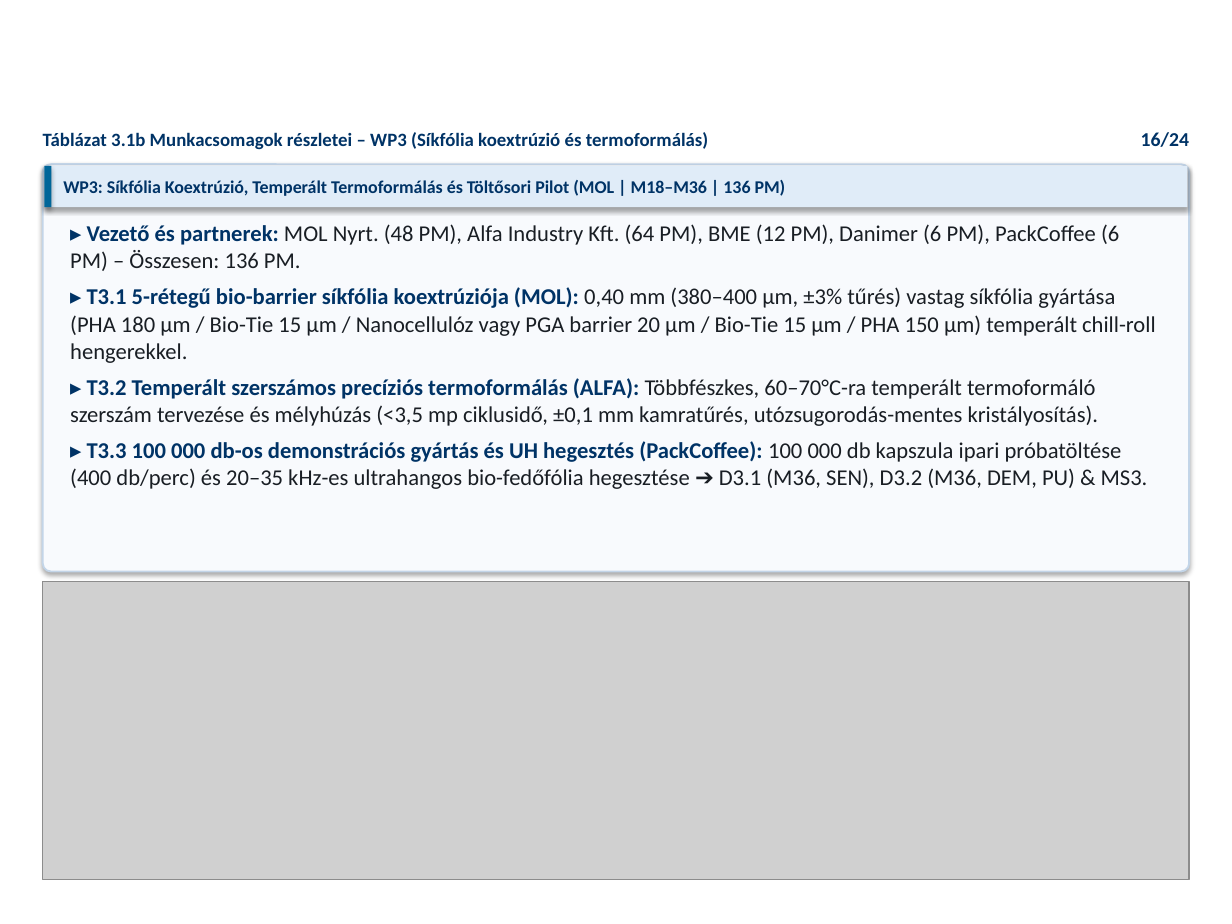
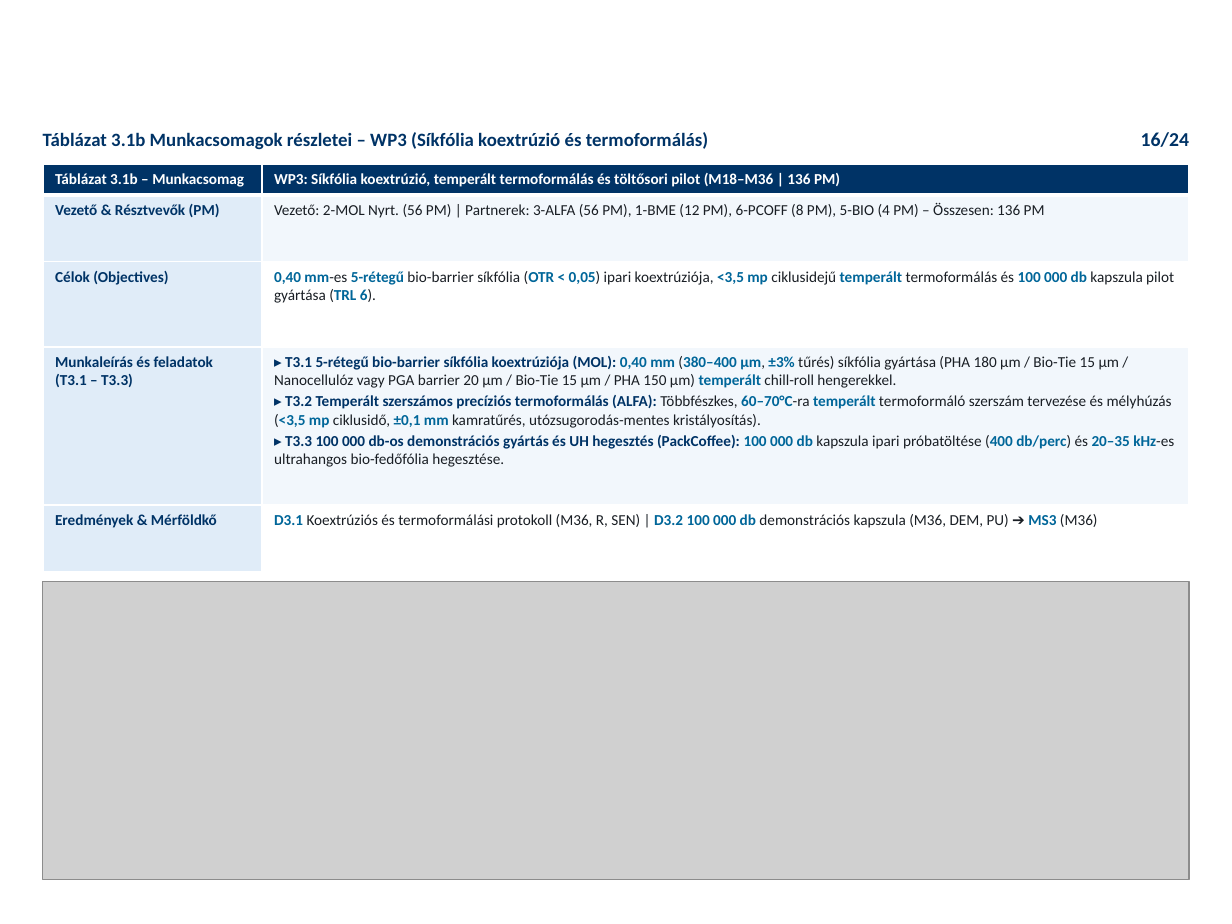
Before and after one commit to RMarci44/Fenntarthato-hulladek-projekt, a slide deck: slide 16 of PHACK_Prezentacio_Vegleges.pptx. Drawn at 1232x924 pixels with LibreOffice and Linux fonts; fonts in the diff are those of the drawing; grey boxes stand for pictures; background and template pictures are left out. Boxes give left, top, right and bottom in pixels: in the first picture for what was removed or moved away, otherwise in the second. Text is boxed around its words. In the diff, an @@ line names an element or a change of style, - is before the commit and + after.

```diff
--- a/PHACK_Prezentacio_Vegleges.pptx
+++ b/PHACK_Prezentacio_Vegleges.pptx
@@ rounded rectangle removed at [43,164,1190,572] @@
@@ table added at [43,164,1190,572], 5 rows, 2 columns @@
+Táblázat 3.1b – Munkacsomag | WP3: Síkfólia koextrúzió, temperált termoformálás és töltősori pilot (M18–M36 | 136 PM)
+Vezető & Résztvevők (PM) | Vezető: 2-MOL Nyrt. (56 PM) | Partnerek: 3-ALFA (56 PM), 1-BME (12 PM), 6-PCOFF (8 PM), 5-BIO (4 PM) – Összesen: 136 PM
+Célok (Objectives) | 0,40 mm-es 5-rétegű bio-barrier síkfólia (OTR < 0,05) ipari koextrúziója, <3,5 mp ciklusidejű temperált termoformálás és 100 000 db kapszula pilot gyártása (TRL 6).
+Munkaleírás és feladatok / (T3.1 – T3.3) | ▸ T3.1 5-rétegű bio-barrier síkfólia koextrúziója (MOL): 0,40 mm (380–400 µm, ±3% tűrés) síkfólia gyártása (PHA 180 µm / Bio-Tie 15 µm / Nanocellulóz vagy PGA barrier 20 µm / Bio-Tie 15 µm / PHA 150 µm) temperált chill-roll hengerekkel. / ▸ T3.2 Temperált szerszámos precíziós termoformálás (ALFA): Többfészkes, 60–70°C-ra temperált termoformáló szerszám tervezése és mélyhúzás (<3,5 mp ciklusidő, ±0,1 mm kamratűrés, utózsugorodás-mentes kristályosítás). / ▸ T3.3 100 000 db-os demonstrációs gyártás és UH hegesztés (PackCoffee): 100 000 db kapszula ipari próbatöltése (400 db/perc) és 20–35 kHz-es ultrahangos bio-fedőfólia hegesztése.
+Eredmények & Mérföldkő | D3.1 Koextrúziós és termoformálási protokoll (M36, R, SEN) | D3.2 100 000 db demonstrációs kapszula (M36, DEM, PU) ➔ MS3 (M36)
@@ rectangle removed at [44,166,1188,207] @@
@@ rectangle removed at [44,166,52,207] @@
@@ text removed at [63,180,786,196] @@
-WP3: Síkfólia Koextrúzió, Temperált Termoformálás és Töltősori Pilot (MOL | M18–M36 | 136 PM)
@@ text removed at [70,224,1156,489] @@
-▸ Vezető és partnerek: MOL Nyrt. (48 PM), Alfa Industry Kft. (64 PM), BME (12 PM), Danimer (6 PM), PackCoffee (6 PM) – Összesen: 136 PM.
-▸ T3.1 5-rétegű bio-barrier síkfólia koextrúziója (MOL): 0,40 mm (380–400 µm, ±3% tűrés) vastag síkfólia gyártása (PHA 180 µm / Bio-Tie 15 µm / Nanocellulóz vagy PGA barrier 20 µm / Bio-Tie 15 µm / PHA 150 µm) temperált chill-roll hengerekkel.
-▸ T3.2 Temperált szerszámos precíziós termoformálás (ALFA): Többfészkes, 60–70°C-ra temperált termoformáló szerszám tervezése és mélyhúzás (<3,5 mp ciklusidő, ±0,1 mm kamratűrés, utózsugorodás-mentes kristályosítás).
-▸ T3.3 100 000 db-os demonstrációs gyártás és UH hegesztés (PackCoffee): 100 000 db kapszula ipari próbatöltése (400 db/perc) és 20–35 kHz-es ultrahangos bio-fedőfólia hegesztése ➔ D3.1 (M36, SEN), D3.2 (M36, DEM, PU) & MS3.
```
Also in this commit, not shown: 18 other slides changed, 27 other files.
